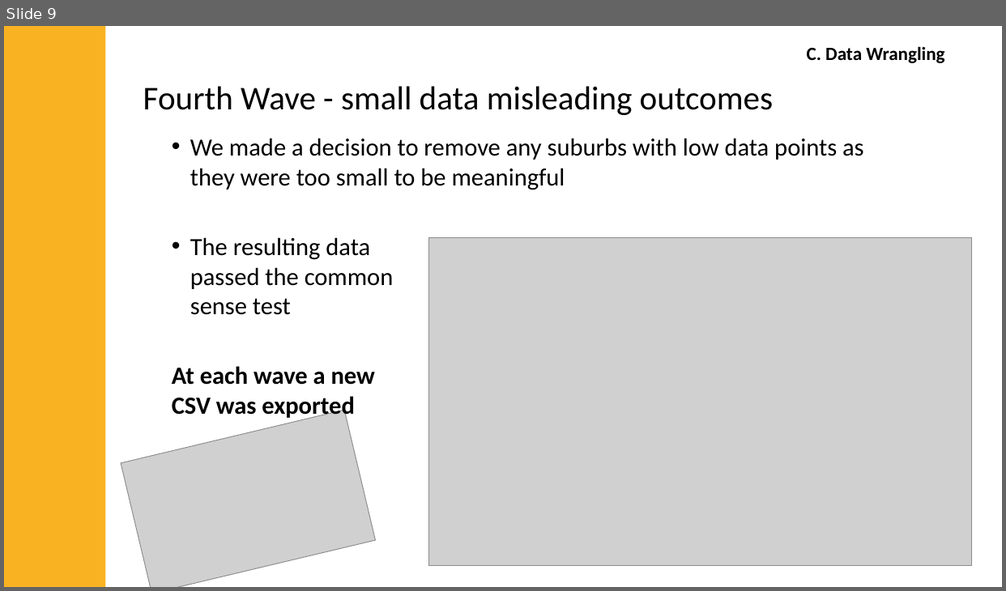
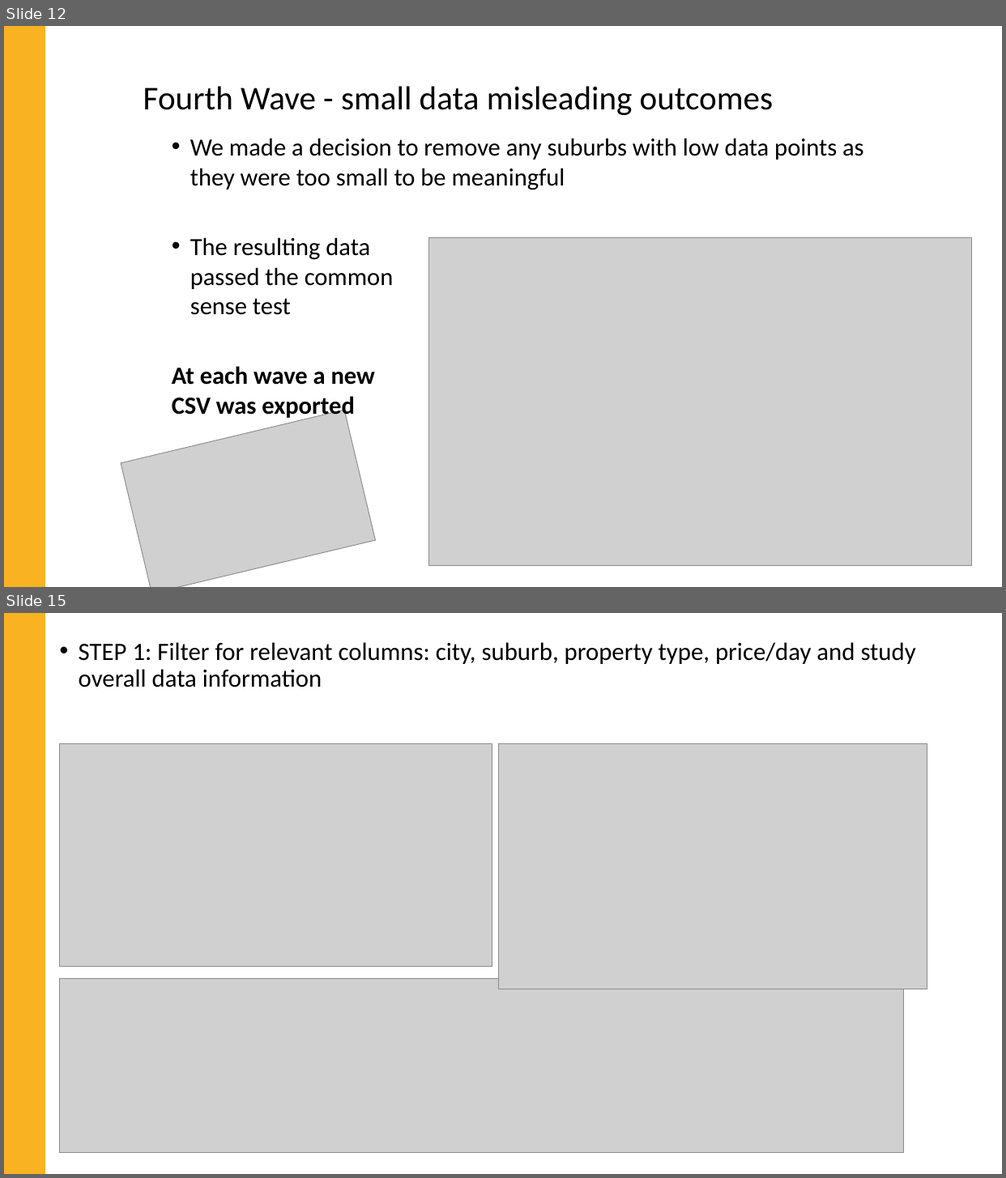
Before and after one commit to jMacProd/Project1, a slide deck: Presentation Slides/airbnbPresentationFinal.pptx. Shown one above the other, each under a label of ours: slide 9 before the commit, slides 12 and 15 after it; the slides between them are not shown. The pictures are 1006x591 and 1006x1178 pixels, drawn with LibreOffice and Linux fonts; fonts in the diff are those of the drawing; grey boxes stand for pictures. Boxes give left, top, right and bottom in pixels: in the first picture for what was removed or moved away, otherwise in the second. Text is boxed around its words. In the diff, an @@ line names an element or a change of style, - is before the commit and + after.

```diff
--- a/Presentation Slides/airbnbPresentationFinal.pptx
+++ b/Presentation Slides/airbnbPresentationFinal.pptx
@@ slide 15 added at <box>4,613,1002,1174</box>, background #FFFFFF @@
@@ rectangle added at <box>4,613,45,1174</box>, fill #F9B322 @@
@@ text added at <box>79,642,916,688</box>, 24 pt, text #000000 @@
+• STEP 1: Filter for relevant columns: city, suburb, property type, price/day and study overall data information
@@ picture added at <box>60,744,493,967</box> @@
@@ picture added at <box>499,744,928,990</box> @@
@@ picture added at <box>60,978,904,1152</box> @@
@@ what was slide 9 is now slide 12 @@
@@ slide 12 changed as well @@
@@ rectangle: place and size @@
-rectangle at <box>4,26,106,587</box>
+rectangle at <box>4,26,45,587</box>
@@ text removed at <box>807,46,944,63</box> @@
-C. Data Wrangling
```
Also in this commit, not shown: 8 other slides changed, 16 other slides added, 4 other files.
